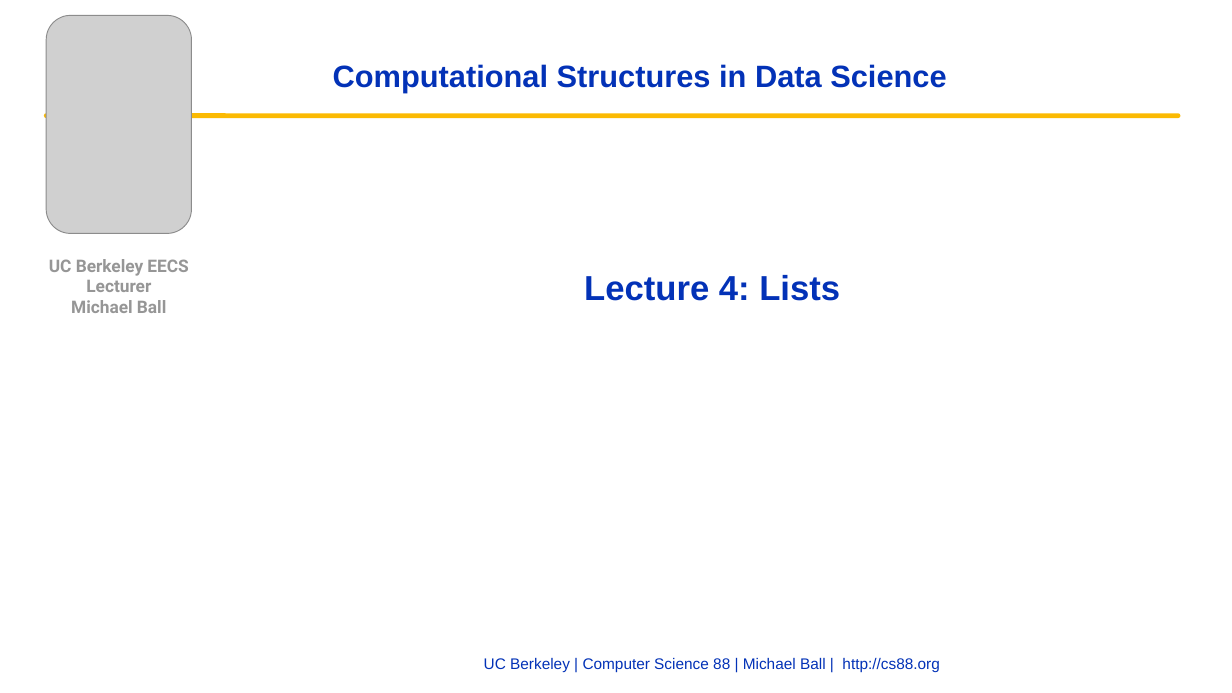
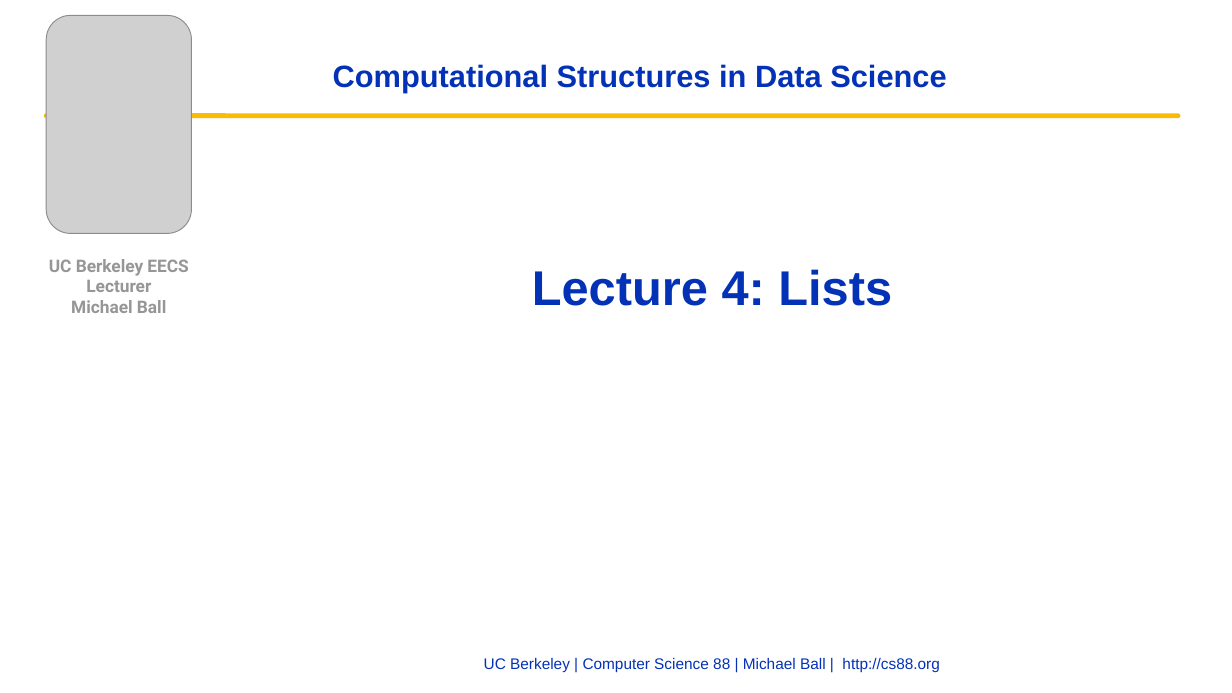
Before and after one commit to cs88-website/fa22, a slide deck: slide 1 of assets/slides/fa22/04-Lists.pptx. Drawn at 1232x693 pixels with LibreOffice and Linux fonts; fonts in the diff are those of the drawing; grey boxes stand for pictures; background and template pictures are left out. Boxes give left, top, right and bottom in pixels: in the first picture for what was removed or moved away, otherwise in the second. Text is boxed around its words. In the diff, an @@ line names an element or a change of style, - is before the commit and + after.

```diff
--- a/assets/slides/fa22/04-Lists.pptx
+++ b/assets/slides/fa22/04-Lists.pptx
@@ title "Lecture 4: Lists" at bbox=[532, 269, 892, 306]: size 27 to 38 pt @@
```
Also in this commit, not shown: 9 other slides changed, 6 slides added, 2 slides removed, 4 other files.
